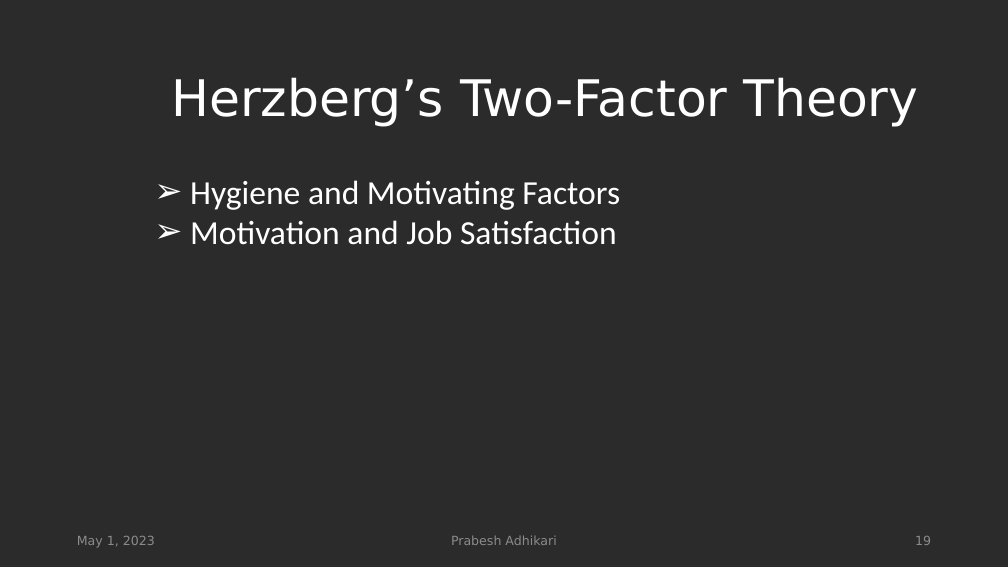
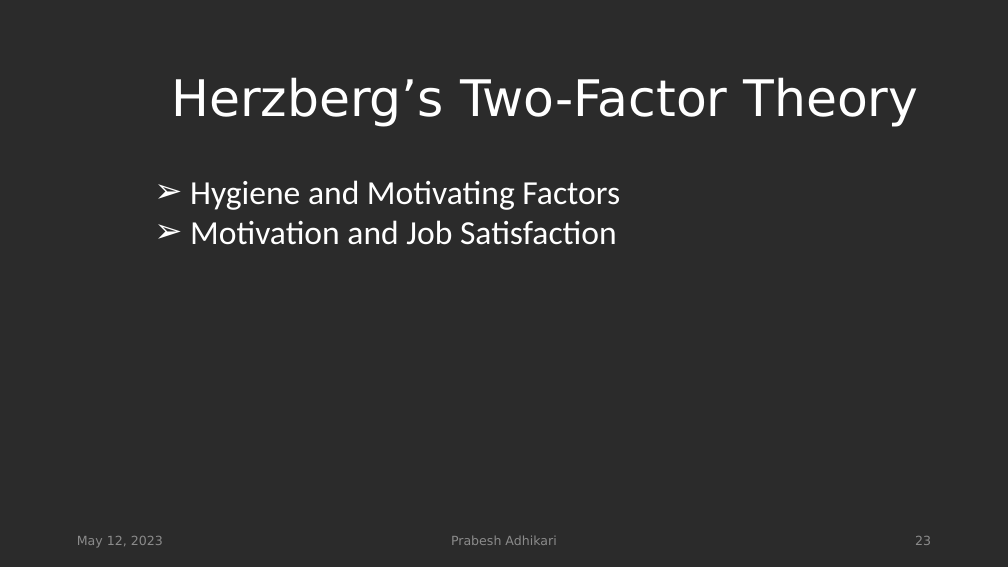
Before and after one commit to spaggiari65/present, a slide deck: slide 23 of WORK MOTIVATION.pptx (slide 19 before the commit). Drawn at 1008x567 pixels with LibreOffice and Linux fonts; fonts in the diff are those of the drawing; background and template pictures are left out; a plain dark background stands for a picture behind light text. Boxes give left, top, right and bottom in pixels: in the first picture for what was removed or moved away, otherwise in the second. Text is boxed around its words. In the diff, an @@ line names an element or a change of style, - is before the commit and + after.

```diff
--- a/WORK MOTIVATION.pptx
+++ b/WORK MOTIVATION.pptx
@@ text at bbox=[77, 536, 163, 548]: text changed @@
-May 1, 2023
+May 12, 2023
@@ page number at bbox=[915, 536, 931, 545]: text changed @@
-19
+23
```
Also in this commit, not shown: 23 other slides changed, 4 slides added.
